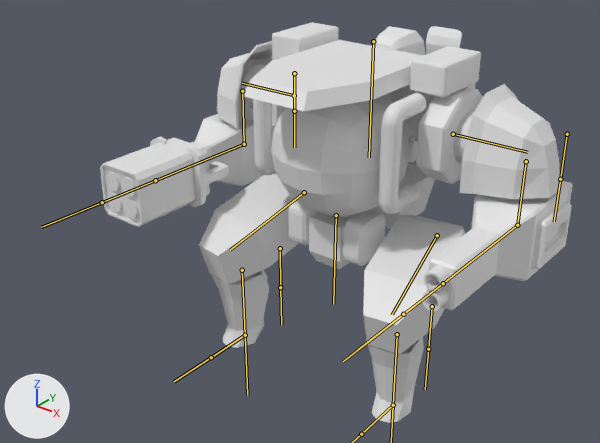
One commit to the FBX model bloss1/assets/models/f90/f90.fbx: the scene before it, then after it.
Camera for both pictures: a 50 mm lens placed at (3.14, -4.37, 2.04), pointed at (-0.11, -0.31, -0.48). Lighting does not change. The marker at lower left points along +X, +Y and +Z. The bones that bend it are drawn over the model as lines.
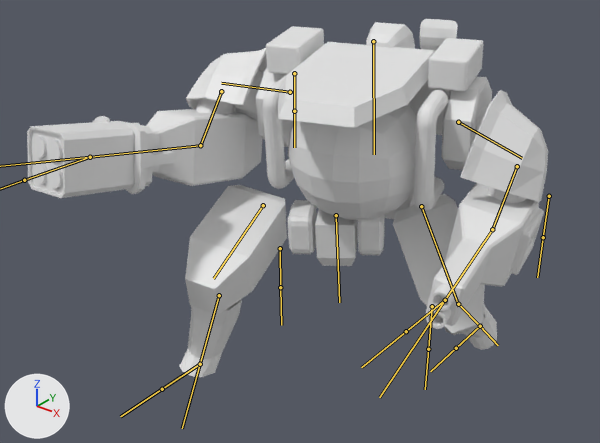
The newer file adds an action. The first version stands in its rest pose; the second is drawn at frame 1 of the action 'Armature|Shoot'.

Where the change shows, as pixel boxes (x1, y1, x2, y2) in the pictures (600 x 443 px):
'Cube.060', posed (10% wider, 11% shorter)
    before: (100, 22, 573, 423)
    after: (27, 19, 548, 377)
bone 'SpineC', root to tip
    before: (373, 41) to (369, 157)
    after: (373, 41) to (374, 154)
bone 'ShoulderL', root to tip
    before: (453, 134) to (527, 152)
    after: (458, 122) to (522, 158)
bone 'ArmL', root to tip
    before: (526, 161) to (517, 225)
    after: (517, 166) to (492, 229)
bone 'ArmForearmL', root to tip
    before: (517, 225) to (443, 283)
    after: (492, 229) to (445, 300)
bone 'ShoulderR', root to tip
    before: (294, 95) to (242, 83)
    after: (290, 92) to (221, 83)
bone 'ArmR', root to tip
    before: (242, 91) to (244, 144)
    after: (221, 91) to (200, 145)
bone 'ArmForearmR', root to tip
    before: (244, 144) to (155, 180)
    after: (200, 145) to (90, 157)
bone 'PelvisC', root to tip
    before: (336, 215) to (333, 304)
    after: (336, 215) to (339, 302)
bone 'LegThighL', root to tip
    before: (437, 235) to (392, 314)
    after: (421, 206) to (459, 306)
bone 'LegShinL', root to tip
    before: (397, 334) to (393, 405)
    after: (458, 304) to (480, 326)
bone 'LegThighR', root to tip
    before: (304, 192) to (230, 250)
    after: (263, 205) to (213, 278)
bone 'LegShinR', root to tip
    before: (242, 270) to (245, 335)
    after: (219, 295) to (200, 364)

What changed in the scene script:
```text
Change bone_spinec:
    where bone_spinec = bpy.data.objects['Armature'].pose.bones['SpineC']
    bone_spinec.rotation_quaternion: (1.0, 0.0, 0.0, 0.0) -> (0.99, 0.006, -0.136, 0.036)  # degrees (0, 0, 0) -> degrees (0, -16, 4)
Change bone_shoulderl:
    where bone_shoulderl = bpy.data.objects['Armature'].pose.bones['ShoulderL']  # child of 'SpineC'
    bone_shoulderl.location: (0.0, 0.0, 0.0) -> (-0.018, -0.063, -0.007)
    bone_shoulderl.rotation_quaternion: (1.0, 0.0, 0.0, 0.0) -> (0.961, -0.142, -0.161, -0.175)  # degrees (0, 0, 0) -> degrees (-13, -21, -18)
Change bone_arml:
    where bone_arml = bpy.data.objects['Armature'].pose.bones['ArmL']  # child of 'ShoulderL'
    bone_arml.rotation_quaternion: (1.0, 0.0, 0.0, 0.0) -> (0.987, 0.054, -0.135, 0.065)  # degrees (0, 0, 0) -> degrees (5, -16, 7)
Change bone_armforearml:
    where bone_armforearml = bpy.data.objects['Armature'].pose.bones['ArmForearmL']  # child of 'ArmL'
    bone_armforearml.rotation_quaternion: (1.0, 0.0, 0.0, 0.0) -> (0.982, 0.0, 0.02, -0.186)  # degrees (0, 0, 0) -> degrees (0, 2, -21)
Change bone_shoulderr:
    where bone_shoulderr = bpy.data.objects['Armature'].pose.bones['ShoulderR']  # child of 'SpineC'
    bone_shoulderr.location: (0.0, 0.0, 0.0) -> (-0.22, 0.058, 0.0)
    bone_shoulderr.rotation_quaternion: (1.0, 0.0, 0.0, 0.0) -> (0.908, -0.037, 0.284, -0.307)  # degrees (0, 0, 0) -> degrees (-16, 30, -42)
Change bone_armr:
    where bone_armr = bpy.data.objects['Armature'].pose.bones['ArmR']  # child of 'ShoulderR'
    bone_armr.rotation_quaternion: (1.0, 0.0, 0.0, 0.0) -> (0.976, 0.06, 0.157, -0.138)  # degrees (0, 0, 0) -> degrees (4, 19, -15)
Change bone_armforearmr:
    where bone_armforearmr = bpy.data.objects['Armature'].pose.bones['ArmForearmR']  # child of 'ArmR'
    bone_armforearmr.rotation_quaternion: (1.0, 0.0, 0.0, 0.0) -> (0.924, 0.282, 0.045, -0.254)  # degrees (0, 0, 0) -> degrees (31, 13, -27)
Change bone_pelvisc:
    where bone_pelvisc = bpy.data.objects['Armature'].pose.bones['PelvisC']
    bone_pelvisc.rotation_quaternion: (1.0, 0.0, 0.0, 0.0) -> (0.962, 0.024, -0.27, 0.027)  # degrees (0, 0, 0) -> degrees (2, -31, 3)
Change bone_legthighl:
    where bone_legthighl = bpy.data.objects['Armature'].pose.bones['LegThighL']  # child of 'PelvisC'
    bone_legthighl.rotation_quaternion: (1.0, 0.0, 0.0, 0.0) -> (0.947, 0.088, 0.138, 0.276)  # degrees (0, 0, 0) -> degrees (14, 12, 34)
Change bone_legshinl:
    where bone_legshinl = bpy.data.objects['Armature'].pose.bones['LegShinL']  # child of 'LegThighL'
    bone_legshinl.rotation_quaternion: (1.0, 0.0, 0.0, 0.0) -> (0.997, 0.076, 0.017, -0.006)  # degrees (0, 0, 0) -> degrees (9, 2, -1)
Change bone_legthighr:
    where bone_legthighr = bpy.data.objects['Armature'].pose.bones['LegThighR']  # child of 'PelvisC'
    bone_legthighr.rotation_quaternion: (1.0, 0.0, 0.0, 0.0) -> (0.994, -0.091, -0.057, -0.012)  # degrees (0, 0, 0) -> degrees (-10, -7, -1)
Change bone_legshinr:
    where bone_legshinr = bpy.data.objects['Armature'].pose.bones['LegShinR']  # child of 'LegThighR'
    bone_legshinr.rotation_quaternion: (1.0, 0.0, 0.0, 0.0) -> (0.992, -0.045, 0.0, -0.117)  # degrees (0, 0, 0) -> degrees (-5, -1, -13)
```
